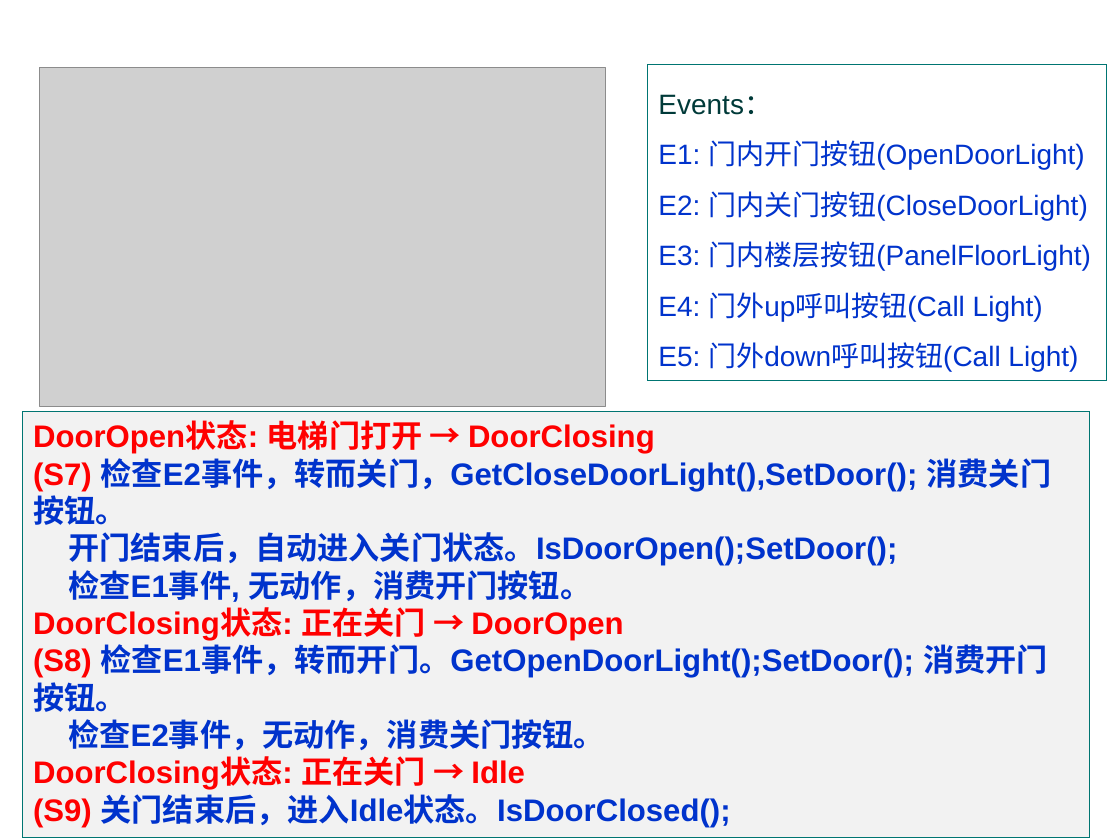
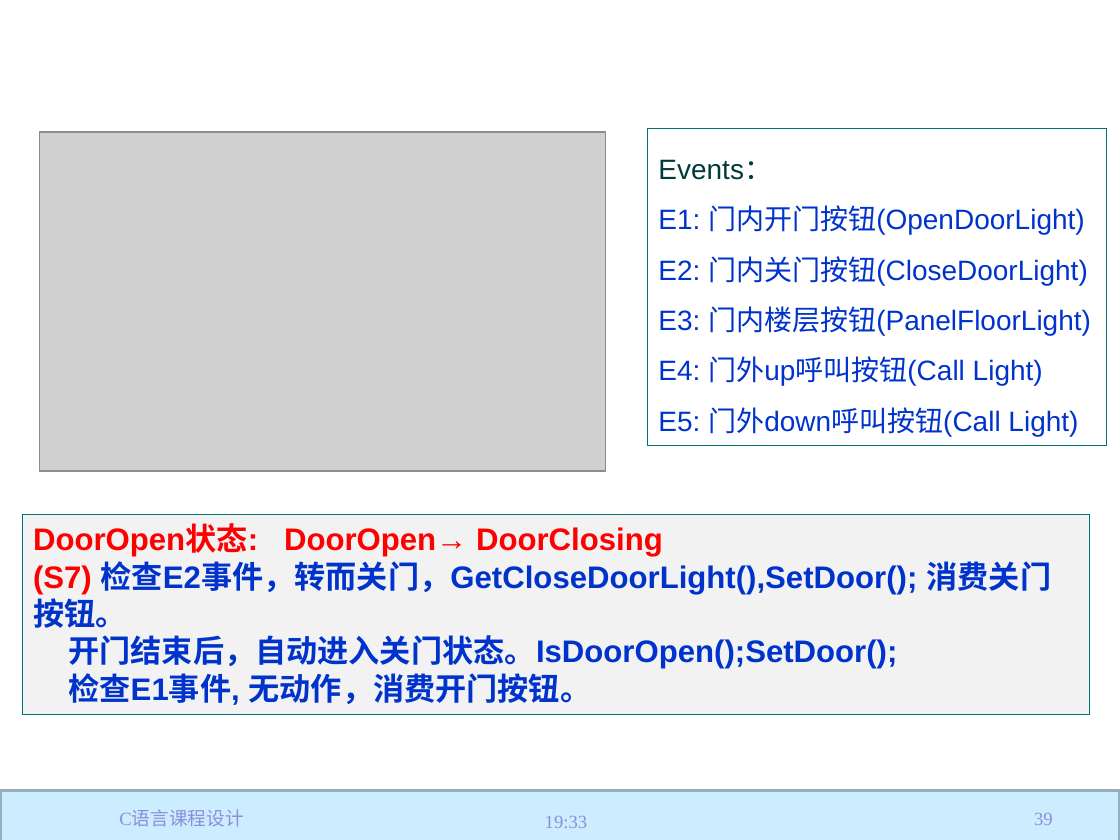
Before and after one commit to jtrfid/C-Repositories, a slide deck: slide 39 of C语言课程设计/2016/Garage_mfc/状态和状态机.pptx (slide 36 before the commit). Drawn at 1120x840 pixels with LibreOffice and Linux fonts; fonts in the diff are those of the drawing; grey boxes stand for pictures; background and template pictures are left out. Boxes give left, top, right and bottom in pixels: in the first picture for what was removed or moved away, otherwise in the second. Text is boxed around its words. In the diff, an @@ line names an element or a change of style, - is before the commit and + after.

```diff
--- a/C语言课程设计/2016/Garage_mfc/状态和状态机.pptx
+++ b/C语言课程设计/2016/Garage_mfc/状态和状态机.pptx
@@ picture moved from (x1=39, y1=67, x2=605, y2=407) to (x1=39, y1=132, x2=605, y2=472) @@
@@ rectangle "Events：" moved from (x1=647, y1=64, x2=1107, y2=381) to (x1=647, y1=129, x2=1107, y2=446) @@
@@ rectangle "DoorOpen状态: DoorOpen→ DoorClosing" resized from (x1=22, y1=411, x2=1090, y2=837) to (x1=22, y1=514, x2=1090, y2=713) @@
@@ text in rectangle at (x1=33, y1=526, x2=663, y2=557): text changed @@
-DoorOpen状态: 电梯门打开 → DoorClosing
+DoorOpen状态: DoorOpen→ DoorClosing
@@ text in rectangle at (x1=33, y1=607, x2=1048, y2=828): paragraphs removed @@
-DoorClosing状态: 正在关门 → DoorOpen
-(S8) 检查E1事件，转而开门。GetOpenDoorLight();SetDoor(); 消费开门按钮。
-检查E2事件，无动作，消费关门按钮。
-DoorClosing状态: 正在关门 → Idle
-(S9) 关门结束后，进入Idle状态。IsDoorClosed();
@@ rectangle added at (x1=0, y1=791, x2=1120, y2=840), fill #CCECFF, outline #97AFBD 2 pt @@
@@ text removed at (x1=1069, y1=802, x2=1106, y2=827) @@
-厚德 · 求真 · 砺学 · 笃行
@@ text added at (x1=119, y1=811, x2=243, y2=827), 12 pt, text #8C90DA @@
+C语言课程设计
@@ text added at (x1=545, y1=816, x2=587, y2=828), 12 pt, text #8C90DA @@
+19:33
@@ page number added at (x1=1034, y1=813, x2=1053, y2=825), 12 pt, text #8C90DA @@
+39
```
Also in this commit, not shown: 48 other slides changed, 5 slides added, 3 other files.
